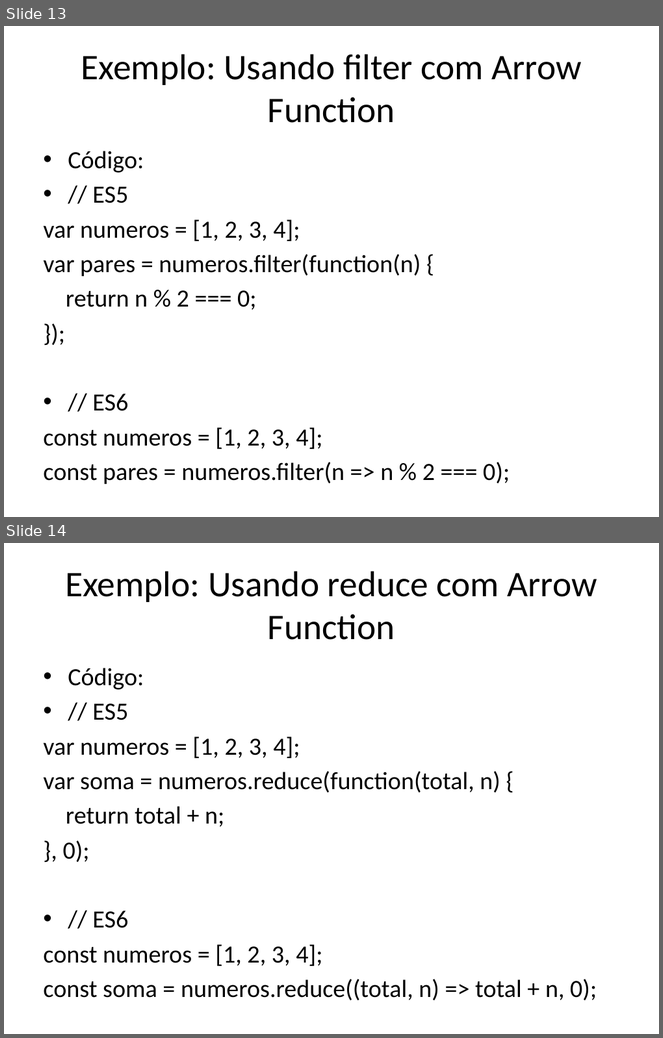
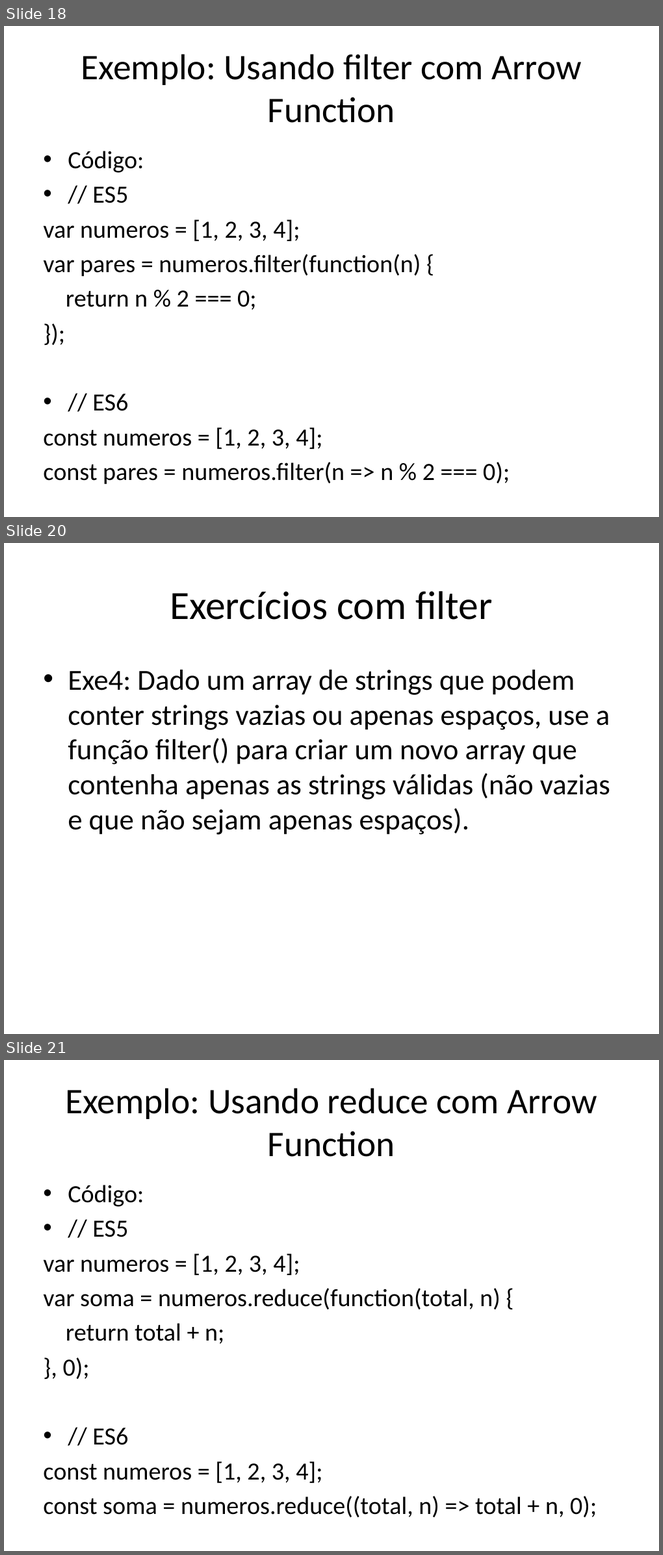
Before and after one commit to dfpires/progcomp2-2024a, a slide deck: ES5e6.pptx. Shown one above the other, each under a label of ours: slides 13 and 14 before the commit, slides 18, 20 and 21 after it; the slides between them are not shown. The pictures are 663x1038 and 663x1555 pixels, drawn with LibreOffice and Linux fonts; fonts in the diff are those of the drawing. Boxes give left, top, right and bottom in pixels: in the first picture for what was removed or moved away, otherwise in the second. Text is boxed around its words. In the diff, an @@ line names an element or a change of style, - is before the commit and + after.

```diff
--- a/ES5e6.pptx
+++ b/ES5e6.pptx
@@ slide 20 added at (4,543,659,1034), background #FFFFFF @@
@@ title added at (170,591,493,620), 44 pt, text #000000 @@
+Exercícios com filter
@@ text added at (68,670,610,835), 32 pt, text #000000 @@
+• Exe4: Dado um array de strings que podem conter strings vazias ou apenas espaços, use a função filter() para criar um novo array que contenha apenas as strings válidas (não vazias e que não sejam apenas espaços).
@@ what was slide 13 is now slide 18 @@
@@ what was slide 14 is now slide 21 @@
```
Also in this commit, not shown: 2 slides changed, 10 other slides added, 2 slides removed.
